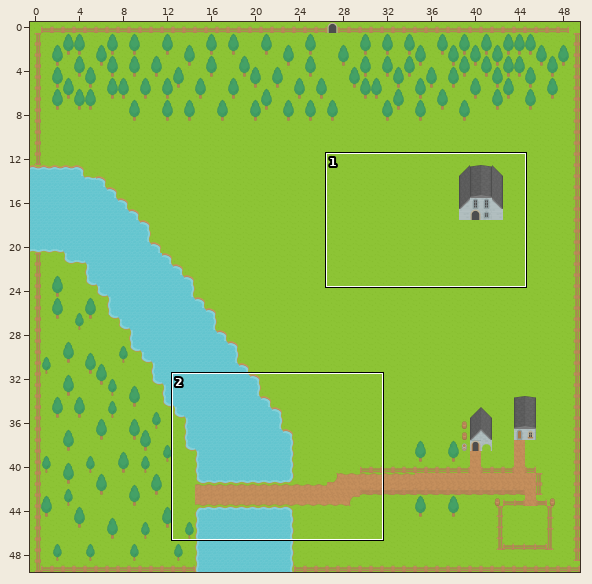
An edit to a level. Tiled map, assets/tilemap/SummerQuest.tmx. The first picture is a wide view before the edit; the outline marks the close-up.
Close-up. First the earlier version:
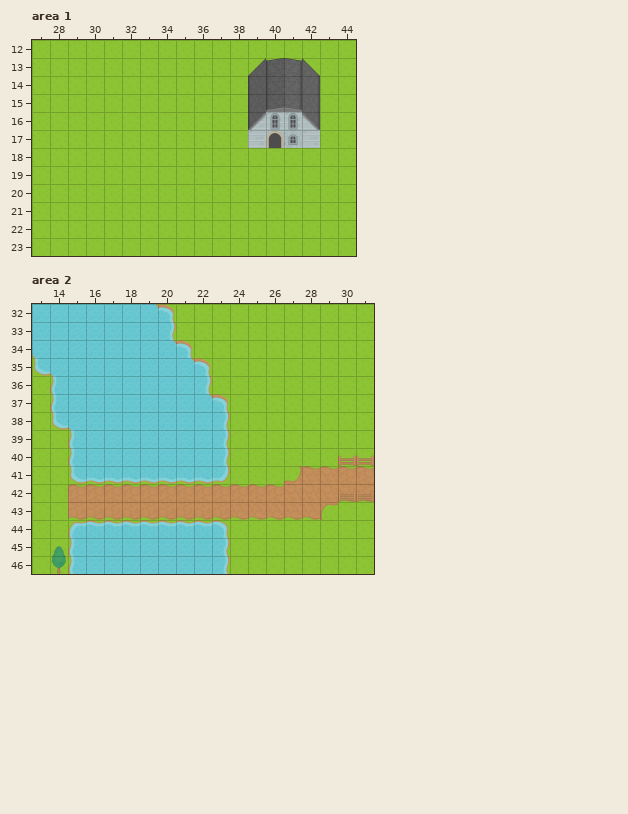
Cells are 64x64 px. Shown: area 1 x 27..44, y 12..23; area 2 x 13..31, y 32..46. The commit also changed other parts of the map, which this record leaves out.
The result:
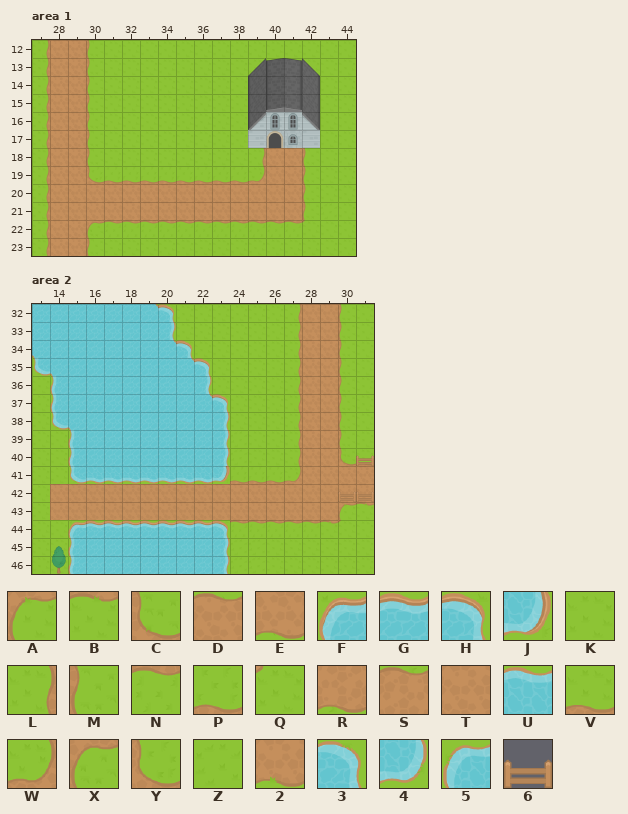
Key: from "RPGpack_sheet": A 0, B 1, C 2 turned 180, D 6, E 6 turned 180, F 10, G 11, H 12, J 12 turned 90, K 21, L 22, M 22 turned 180, N 22 turned 270, P 22 turned 90, Q 24, R 25 turned 270, S 25 turned 90, T 26, U 30 turned 90, V 41, W 42, X 42 turned 180, Y 42 turned 90, Z 43, 2 46, 3 50 turned 180, 4 50 turned 270, 5 50 turned 90, 6 246.
_ is an empty cell.
Edits made:
{"where": "layer \"floor\", area 1"}
{"y":12,"x":27,"old":"KKKK","new":"LTTM"}
{"y":13,"x":27,"old":"KKKK","new":"LTTM"}
{"y":14,"x":27,"old":"KKKK","new":"LTTM"}
{"y":15,"x":27,"old":"KKKK","new":"LTTM"}
{"y":16,"x":27,"old":"KKKK","new":"LTTM"}
{"y":17,"x":27,"old":"KKKK","new":"LTTM"}
{"y":18,"x":27,"old":"KKKK","new":"LTTM"}
{"y":18,"x":39,"old":"KKKK","new":"LTTM"}
{"y":19,"x":27,"old":"KKKKKKKKKKKKKKKK","new":"LTTYPPPPPPPPWTTM"}
{"y":20,"x":27,"old":"KKKKKKKKKKKKKKKK","new":"LTTTTTTTTTTTTTTM"}
{"y":21,"x":27,"old":"KKKKKKKKKKKKKKKK","new":"LTTTTTTTTTTTTTTM"}
{"y":22,"x":27,"old":"KKKKKKKKKKKKKKKK","new":"LTTXNNNNNNNNNNNQ"}
{"y":23,"x":27,"old":"KKKK","new":"LTTM"}
{"where": "layer \"floor\", area 2"}
{"y":32,"x":27,"old":"KKKK","new":"LTTM"}
{"y":33,"x":27,"old":"KKKK","new":"LTTM"}
{"y":34,"x":27,"old":"KKKK","new":"LTTM"}
{"y":35,"x":27,"old":"KKKK","new":"LTTM"}
{"y":36,"x":27,"old":"KKKK","new":"LTTM"}
{"y":37,"x":27,"old":"KKKK","new":"LTTM"}
{"y":38,"x":27,"old":"KKKK","new":"LTTM"}
{"y":39,"x":27,"old":"KKKK","new":"LTTM"}
{"y":40,"x":27,"old":"KKKKK","new":"LTTCV"}
{"y":41,"x":23,"old":"4ZKK","new":"JPPP"}
{"y":41,"x":28,"old":"DDSS","new":"TTTT"}
{"y":42,"x":14,"old":"KSSSSSSSSSSSS","new":"TTTTTTTTTTTTT"}
{"y":42,"x":30,"old":"2R","new":"TT"}
{"y":43,"x":14,"old":"KRRRRRRRRREEEEEXKK","new":"TTTTTTTTTTTTTTTTAB"}
{"y":44,"x":15,"old":"5UUUUUUU3ZZKKKKK","new":"FGGGGGGGHNNNNNBQ"}
{"where": "layer \"destructable\", area 2"}
{"y":40,"x":30,"old":"6","new":"_"}
{"label":"changed","picture_box":[46,40,306,256]}
{"label":"changed","picture_box":[50,304,374,538]}
